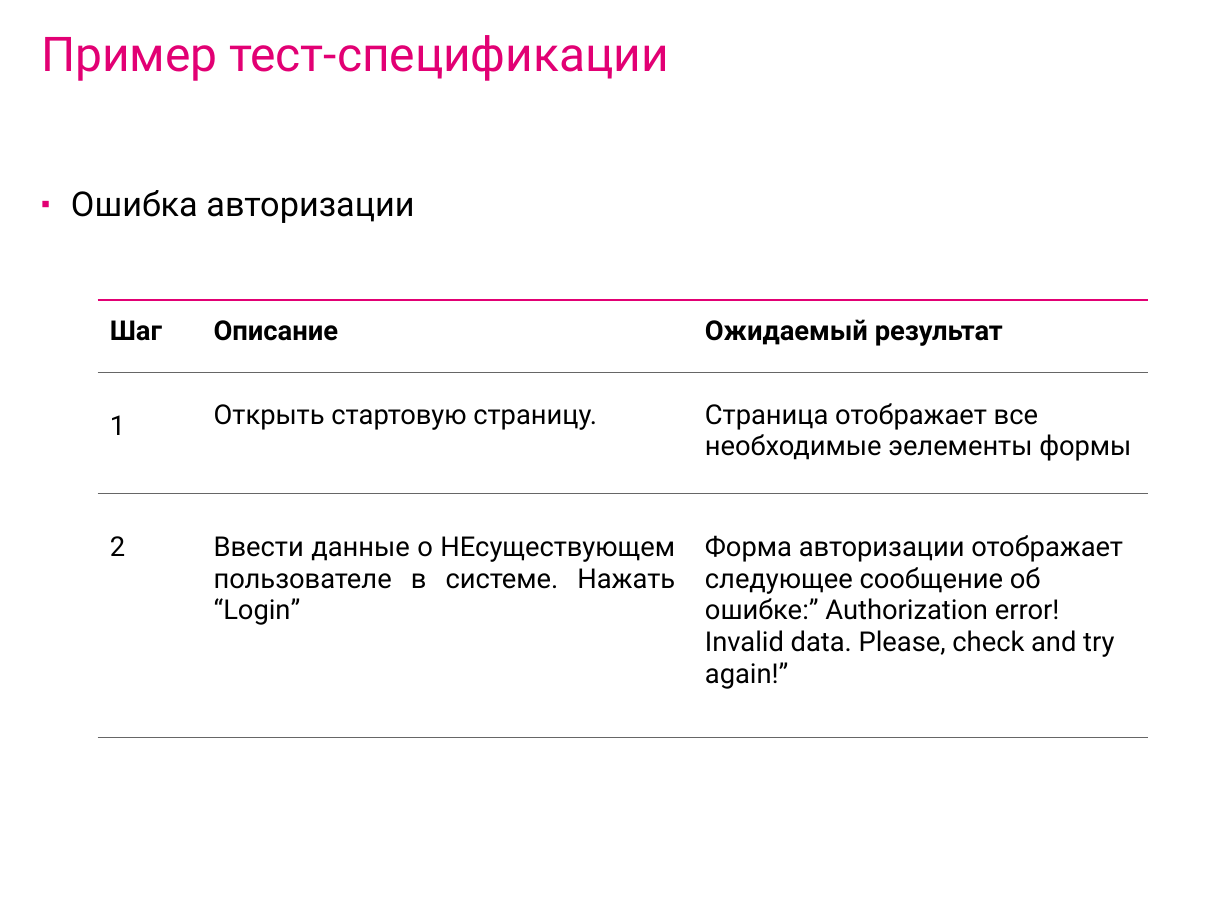
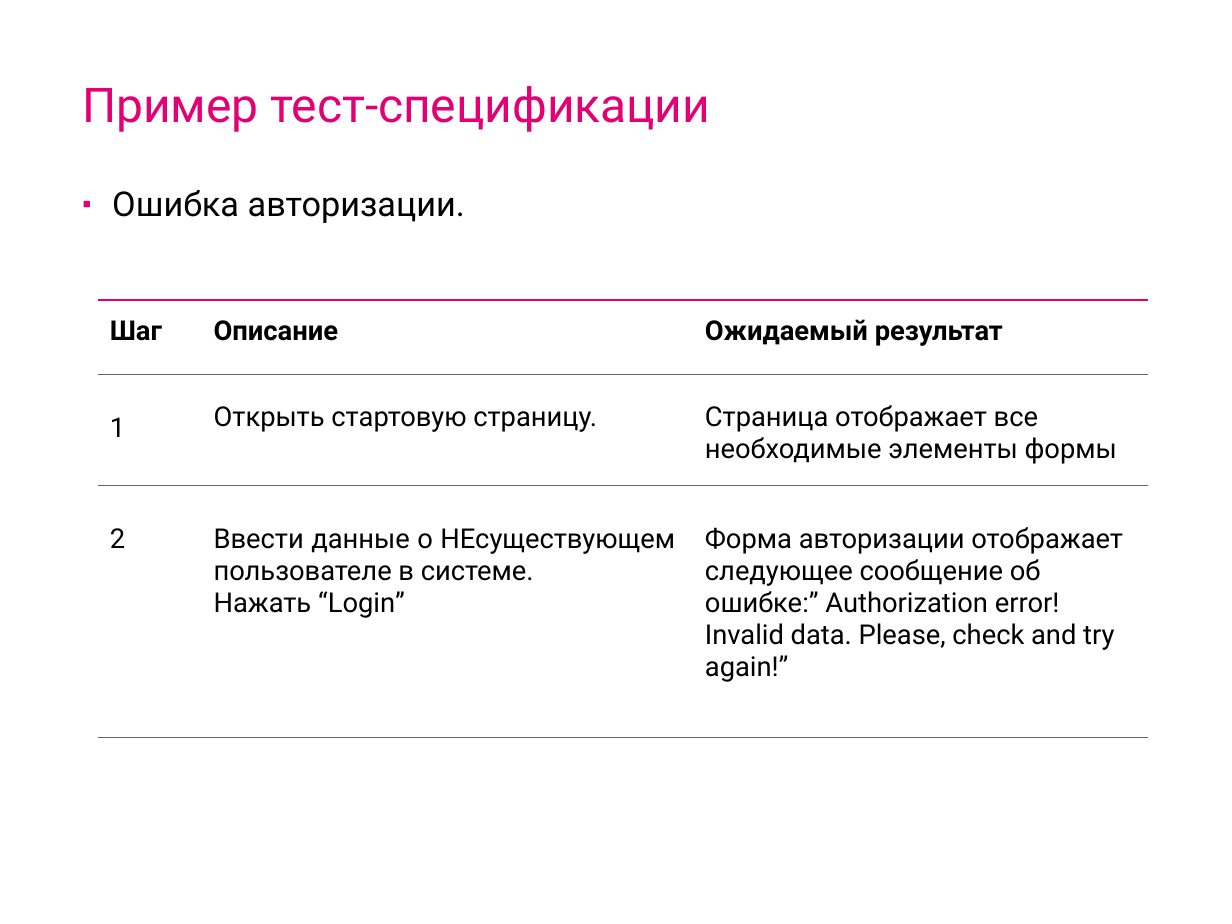
Before and after one commit to IvanCS/JMeterAvtoTestingDemo, a slide deck: slide 17 of documents/presentation.ppt. Drawn at 1232x924 pixels with LibreOffice and Linux fonts; fonts in the diff are those of the drawing; background and template pictures are left out. Boxes give left, top, right and bottom in pixels: in the first picture for what was removed or moved away, otherwise in the second. Text is boxed around its words. In the diff, an @@ line names an element or a change of style, - is before the commit and + after.

```diff
--- a/documents/presentation.ppt
+++ b/documents/presentation.ppt
@@ title "Пример тест-спецификации": place and size @@
-title "Пример тест-спецификации" at [41, 35, 669, 81]
+title "Пример тест-спецификации" at [82, 86, 711, 132]
@@ text at [112, 190, 465, 223]: text changed @@
-▪ Ошибка авторизации
+▪ Ошибка авторизации.
@@ table at [97, 301, 1147, 738] @@
-row 2, column 3: Страница отображает все необходимые эелементы формы
+row 2, column 3: Страница отображает все необходимые элементы формы
-row 3, column 2: Ввести данные о НЕсуществующем пользователе в системе. Нажать “Login”
+row 3, column 2: Ввести данные о НЕсуществующем пользователе в системе. / Нажать “Login”
```
Also in this commit, not shown: 41 other slides changed, 6 slides added, 5 slides removed, 3 other files.
